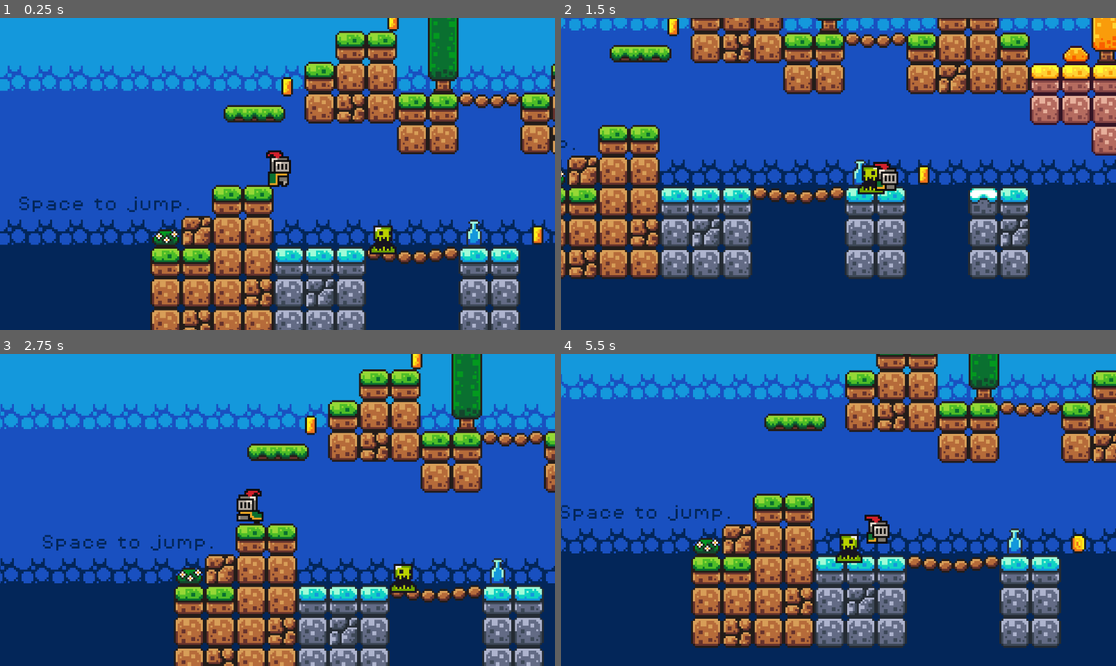
Above: before the commit, frames 1-4 (two rows, left to right).
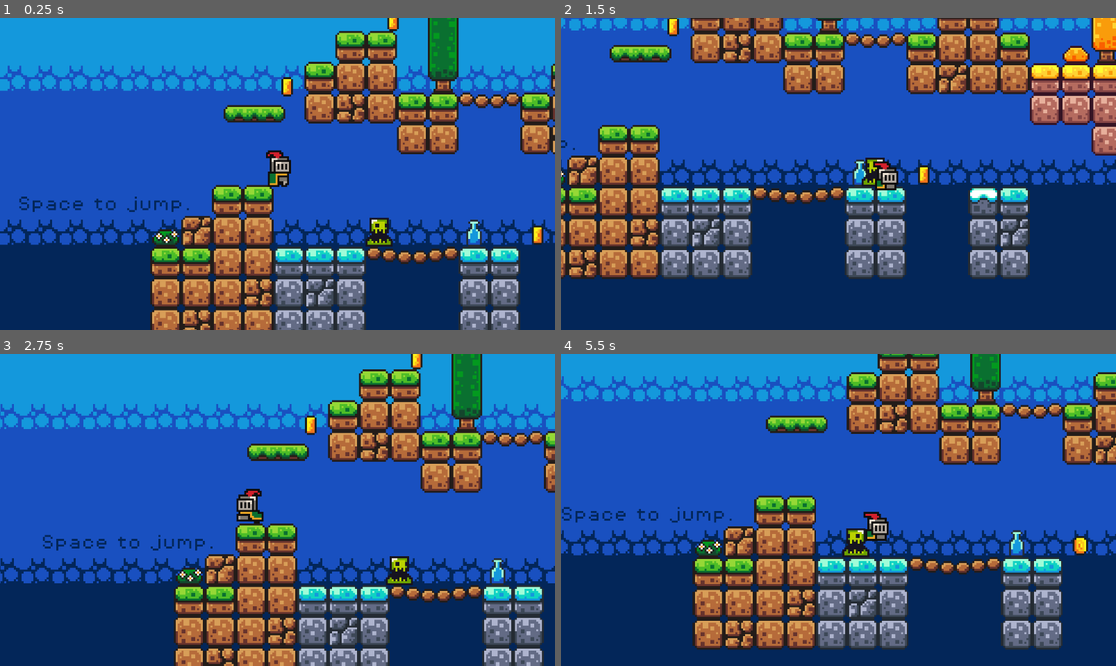
Above: after the commit, the same moments.

Repository: romainiac/games-godot-first
Game: Godot game, scene res://scenes/game.tscn
The game is run twice, just before and just after one commit, with the same random seed, the same clock (stepped at 60 frames per second) and the same inputs.
Inputs:
- Up to frame 1 (0.25 s): no input
- Up to frame 2 (1.5 s): hold Right (move_right) from 0.53 s (still down); tap Space (jump) at 0.77 s
- Up to frame 3 (2.75 s): tap Space (jump) at 1.52 s; release Right (move_right) at 2.03 s; hold A (move_left) from 2.03 s (still down)
- Up to frame 4 (5.5 s): release A (move_left) at 2.78 s; hold Right (move_right) 2.78-4.28 s; tap Space (jump) at 3.02, 3.77, 4.52 s; hold A (move_left) 4.28-5.03 s; hold Right (move_right) from 5.03 s (still down)

The runs differ from the first frame. In frame 1, 0.4% of the frame differs, in the area x 65-72%, y 63-76%; in frame 2, 0.3%; in frame 3, 0.4%; in frame 4, 24%, in the area x 0-100%, y 0-95%.

Commit message:
adding animation for coin pickup with sound

Diff:
--- /dev/null
+++ b/default_bus_layout.tres
@@ -0,0 +1,15 @@
+[gd_resource type="AudioBusLayout" format=3 uid="uid://bnwylq54cac27"]
+
+[resource]
+bus/1/name = &"Music"
+bus/1/solo = false
+bus/1/mute = false
+bus/1/bypass_fx = false
+bus/1/volume_db = -13.5829
+bus/1/send = &"Master"
+bus/2/name = &"SFX"
+bus/2/solo = false
+bus/2/mute = false
+bus/2/bypass_fx = false
+bus/2/volume_db = 0.0
+bus/2/send = &"Master"
--- a/project.godot
+++ b/project.godot
@@ -14,6 +14,10 @@
 run/main_scene="res://scenes/game.tscn"
 config/features=PackedStringArray("4.2", "Forward Plus")
 config/icon="res://icon.svg"
+
+[autoload]
+
+Music="*res://scenes/music.tscn"
 
 [dotnet]
 
--- a/scenes/coin.tscn
+++ b/scenes/coin.tscn
@@ -1,7 +1,8 @@
-[gd_scene load_steps=17 format=3 uid="uid://ctbalgu6qufyd"]
+[gd_scene load_steps=21 format=3 uid="uid://ctbalgu6qufyd"]
 
 [ext_resource type="Script" path="res://scripts/coin.gd" id="1_bea3p"]
 [ext_resource type="Texture2D" uid="uid://bapggoi8rvpjn" path="res://assets/sprites/coin.png" id="1_d23du"]
+[ext_resource type="AudioStream" uid="uid://lyu2vh5n7vdr" path="res://assets/sounds/coin.wav" id="3_6udgj"]
 
 [sub_resource type="AtlasTexture" id="AtlasTexture_xp4t7"]
 atlas = ExtResource("1_d23du")
@@ -98,6 +99,104 @@
 [sub_resource type="CircleShape2D" id="CircleShape2D_qo071"]
 radius = 5.09902
 
+[sub_resource type="Animation" id="Animation_lsfv1"]
+resource_name = "pickup"
+tracks/0/type = "value"
+tracks/0/imported = false
+tracks/0/enabled = true
+tracks/0/path = NodePath("AnimatedSprite2D:visible")
+tracks/0/interp = 1
+tracks/0/loop_wrap = true
+tracks/0/keys = {
+"times": PackedFloat32Array(0),
+"transitions": PackedFloat32Array(1),
+"update": 1,
+"values": [false]
+}
+tracks/1/type = "value"
+tracks/1/imported = false
+tracks/1/enabled = true
+tracks/1/path = NodePath("CollisionShape2D:disabled")
+tracks/1/interp = 1
+tracks/1/loop_wrap = true
+tracks/1/keys = {
+"times": PackedFloat32Array(0),
+"transitions": PackedFloat32Array(1),
+"update": 1,
+"values": [true]
+}
+tracks/2/type = "value"
+tracks/2/imported = false
+tracks/2/enabled = true
+tracks/2/path = NodePath("PickupSound:playing")
+tracks/2/interp = 1
+tracks/2/loop_wrap = true
+tracks/2/keys = {
+"times": PackedFloat32Array(0),
+"transitions": PackedFloat32Array(1),
+"update": 1,
+"values": [true]
+}
+tracks/3/type = "method"
+tracks/3/imported = false
+tracks/3/enabled = true
+tracks/3/path = NodePath(".")
+tracks/3/interp = 1
+tracks/3/loop_wrap = true
+tracks/3/keys = {
+"times": PackedFloat32Array(1),
+"transitions": PackedFloat32Array(1),
+"values": [{
+"args": [],
+"method": &"queue_free"
+}]
+}
+
+[sub_resource type="Animation" id="Animation_ciqfm"]
+length = 0.001
+tracks/0/type = "value"
+tracks/0/imported = false
+tracks/0/enabled = true
+tracks/0/path = NodePath("AnimatedSprite2D:visible")
+tracks/0/interp = 1
+tracks/0/loop_wrap = true
+tracks/0/keys = {
+"times": PackedFloat32Array(0),
+"transitions": PackedFloat32Array(1),
+"update": 1,
+"values": [true]
+}
+tracks/1/type = "value"
+tracks/1/imported = false
+tracks/1/enabled = true
+tracks/1/path = NodePath("CollisionShape2D:disabled")
+tracks/1/interp = 1
+tracks/1/loop_wrap = true
+tracks/1/keys = {
+"times": PackedFloat32Array(0),
+"transitions": PackedFloat32Array(1),
+"update": 1,
+"values": [false]
+}
+tracks/2/type = "value"
+tracks/2/imported = false
+tracks/2/enabled = true
+tracks/2/path = NodePath("PickupSound:playing")
+tracks/2/interp = 1
+tracks/2/loop_wrap = true
+tracks/2/keys = {
+"times": PackedFloat32Array(0),
+"transitions": PackedFloat32Array(1),
+"update": 1,
+"values": [false]
+}
+
+[sub_resource type="AnimationLibrary" id="AnimationLibrary_c7rcg"]
+_data = {
+"RESET": SubResource("Animation_ciqfm"),
+"pickup": SubResource("Animation_lsfv1")
+}
+
 [node name="Coin" type="Area2D"]
 collision_mask = 2
 script = ExtResource("1_bea3p")
@@ -109,4 +208,13 @@
 [node name="CollisionShape2D" type="CollisionShape2D" parent="."]
 shape = SubResource("CircleShape2D_qo071")
 
+[node name="PickupSound" type="AudioStreamPlayer2D" parent="."]
+stream = ExtResource("3_6udgj")
+bus = &"SFX"
+
+[node name="AnimationPlayer" type="AnimationPlayer" parent="."]
+libraries = {
+"": SubResource("AnimationLibrary_c7rcg")
+}
+
 [connection signal="body_entered" from="." to="." method="_on_body_entered"]
--- a/scenes/game.tscn
+++ b/scenes/game.tscn
@@ -564,7 +564,7 @@
 autoplay = "RESET"
 
 [node name="Slime" parent="." instance=ExtResource("6_i3e3o")]
-position = Vector2(40, 49)
+position = Vector2(38, 45)
 
 [node name="Labels" type="Node2D" parent="."]
 
--- /dev/null
+++ b/scenes/music.tscn
@@ -0,0 +1,8 @@
+[gd_scene load_steps=2 format=3 uid="uid://chrw533vg6uxh"]
+
+[ext_resource type="AudioStream" uid="uid://csbya3raxploy" path="res://assets/music/time_for_adventure.mp3" id="1_5gkao"]
+
+[node name="Music" type="AudioStreamPlayer2D"]
+stream = ExtResource("1_5gkao")
+autoplay = true
+bus = &"Music"
--- a/scripts/coin.gd
+++ b/scripts/coin.gd
@@ -1,7 +1,8 @@
 extends Area2D
 
 @onready var game_manager = %GameManager
+@onready var animation_player = $AnimationPlayer
 
 func _on_body_entered(body):
 	game_manager.add_point();
-	queue_free()
+	animation_player.play("pickup")
Not shown, changed: assets/music/time_for_adventure.mp3.import
